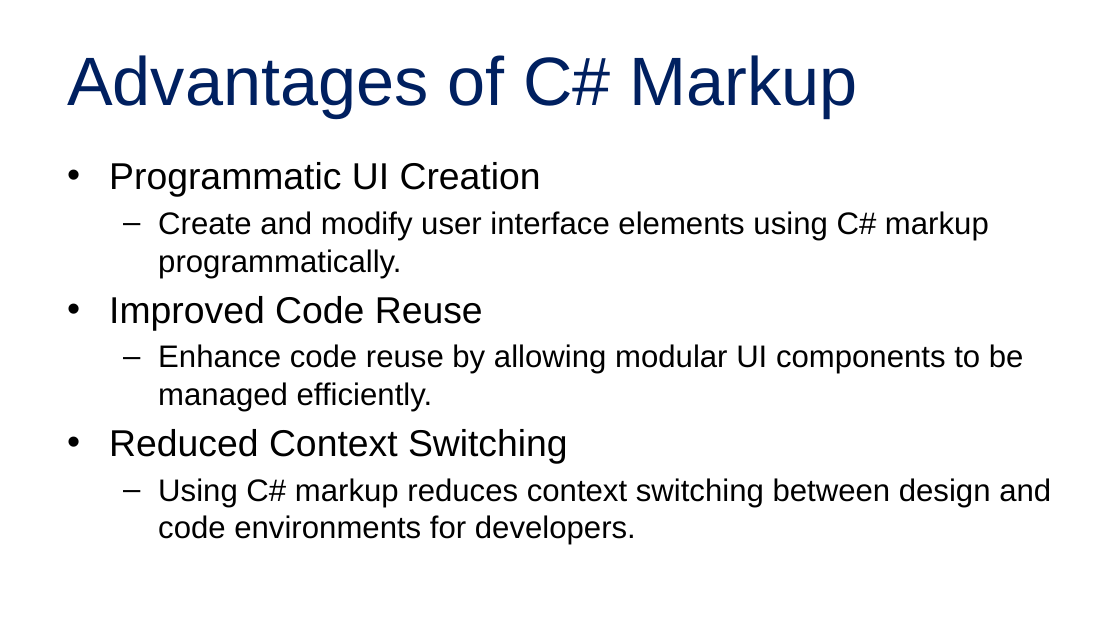
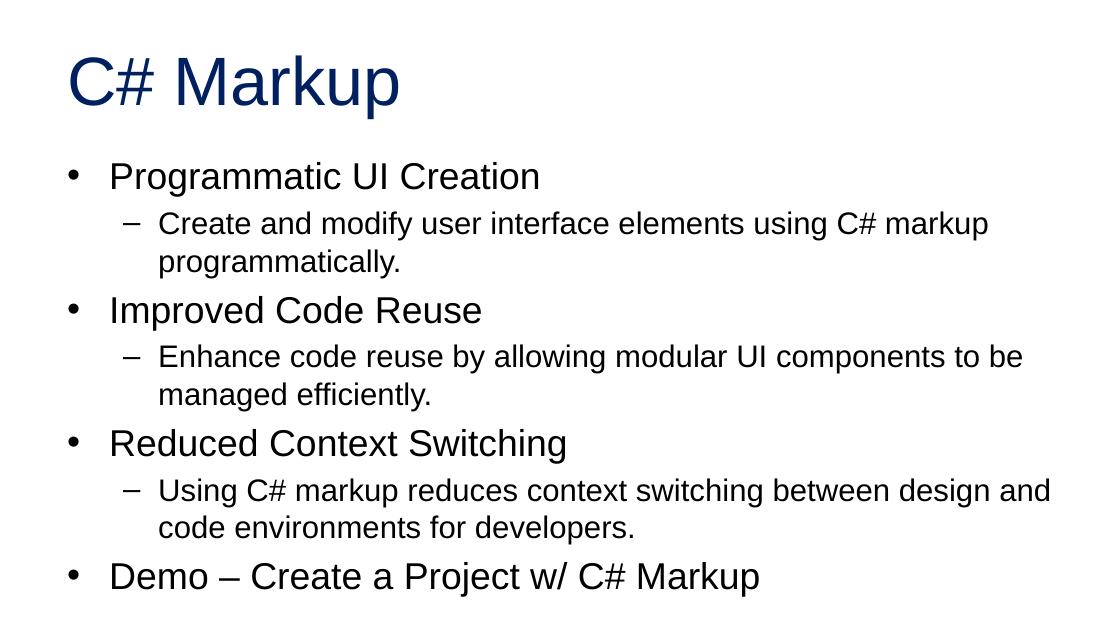
Before and after one commit to alvinashcraft/speaking, a slide deck: slide 16 of 2025/1116_VSLiveOrlando/Maui Toolkit/Create Multi-Platform Apps with .NET.pptx (slide 23 before the commit). Drawn at 1120x630 pixels with LibreOffice and Linux fonts; fonts in the diff are those of the drawing; background and template pictures are left out. Boxes give left, top, right and bottom in pixels: in the first picture for what was removed or moved away, otherwise in the second. Text is boxed around its words. In the diff, an @@ line names an element or a change of style, - is before the commit and + after.

```diff
--- a/2025/1116_VSLiveOrlando/Maui Toolkit/Create Multi-Platform Apps with .NET.pptx
+++ b/2025/1116_VSLiveOrlando/Maui Toolkit/Create Multi-Platform Apps with .NET.pptx
@@ title at [67,55,402,117]: text changed @@
-Advantages of C# Markup
+C# Markup
@@ text at [109,562,761,597]: paragraph added @@
+• Demo – Create a Project w/ C# Markup
```
Also in this commit, not shown: 9 other slides changed, 12 slides removed.
